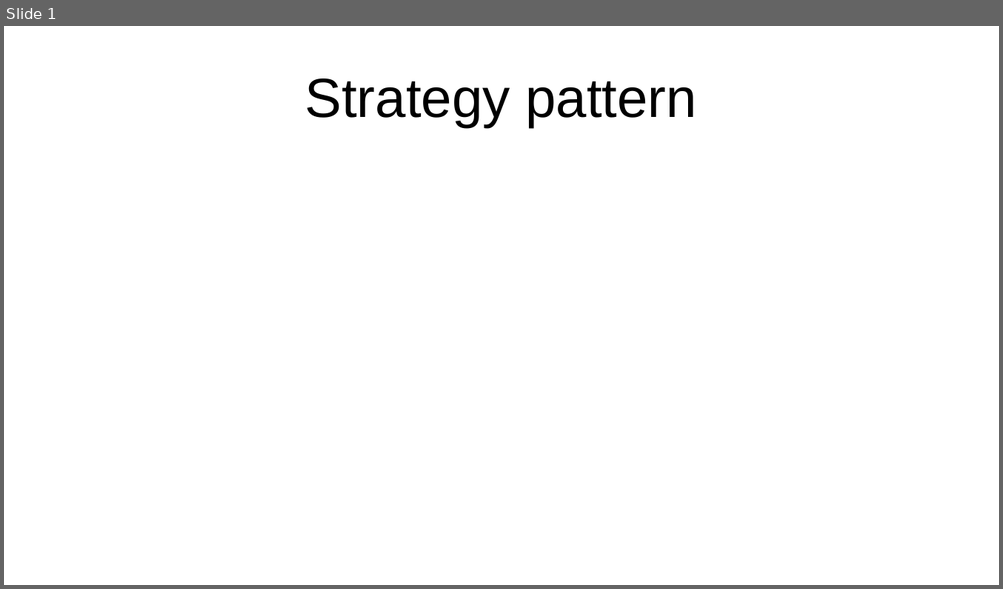
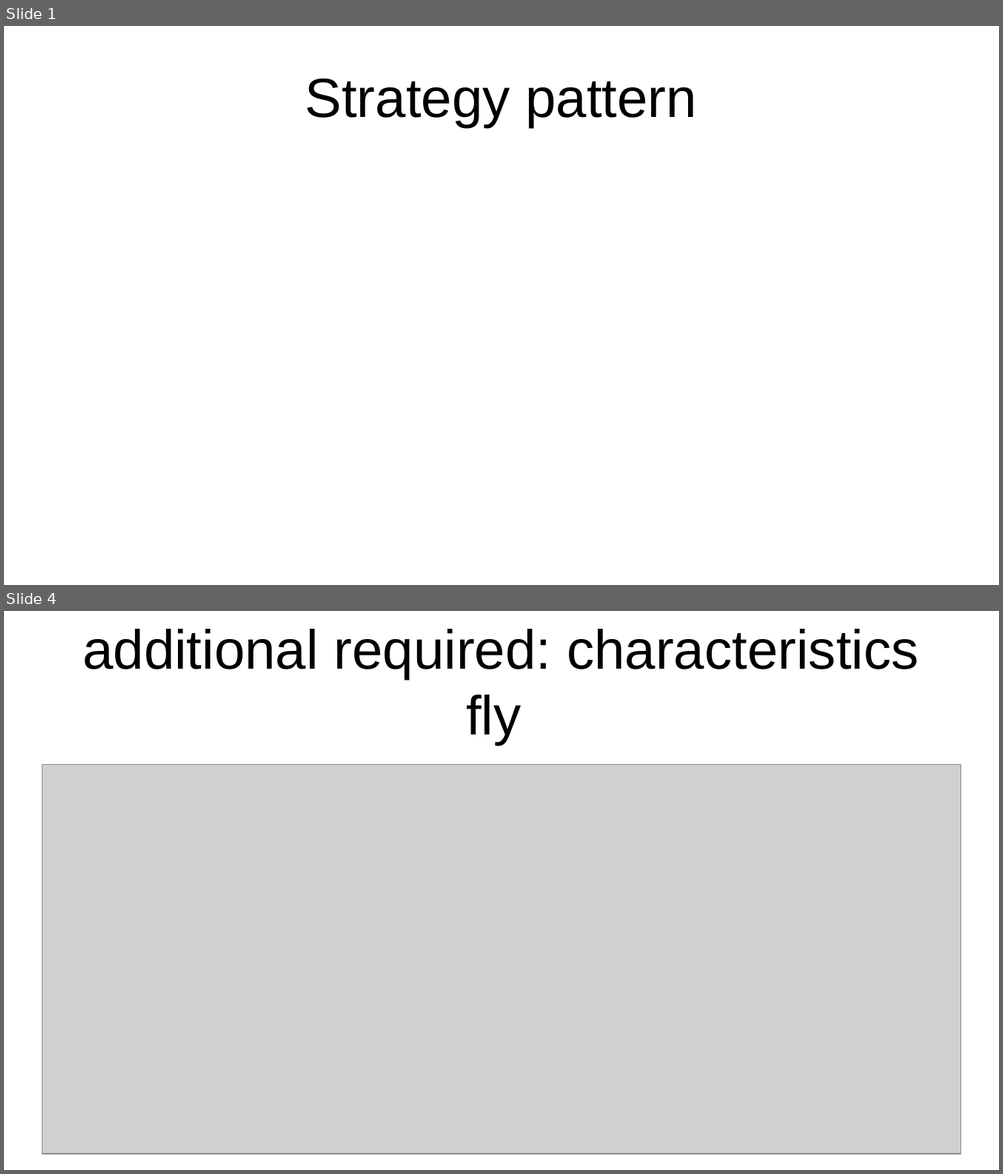
Before and after one commit to cuongnl/design_pattern, a slide deck: strategy_pattern/note.odp. Shown one above the other, each under a label of ours: slide 1 before the commit, slides 1 and 4 after it; the slides between them are not shown. The pictures are 1003x589 and 1003x1174 pixels, drawn with LibreOffice and Linux fonts; fonts in the diff are those of the drawing; grey boxes stand for pictures. Boxes give left, top, right and bottom in pixels: in the first picture for what was removed or moved away, otherwise in the second. Text is boxed around its words. In the diff, an @@ line names an element or a change of style, - is before the commit and + after.

```diff
--- a/strategy_pattern/note.odp
+++ b/strategy_pattern/note.odp
@@ slide 4 added at (4,611,999,1170), background #FFFFFF @@
@@ title added at (82,629,919,745), 44 pt, text #000000 @@
+additional required: characteristics fly
@@ picture added at (42,764,961,1154) @@
```
Also in this commit, not shown: 3 other slides added, 4 other files.
